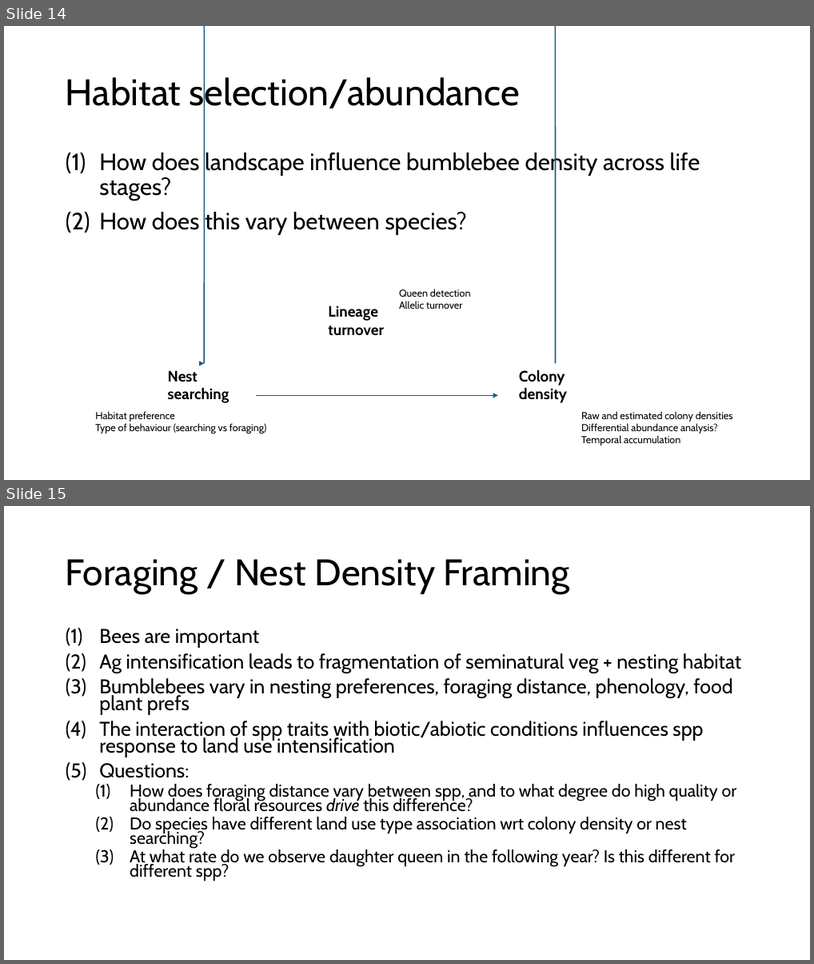
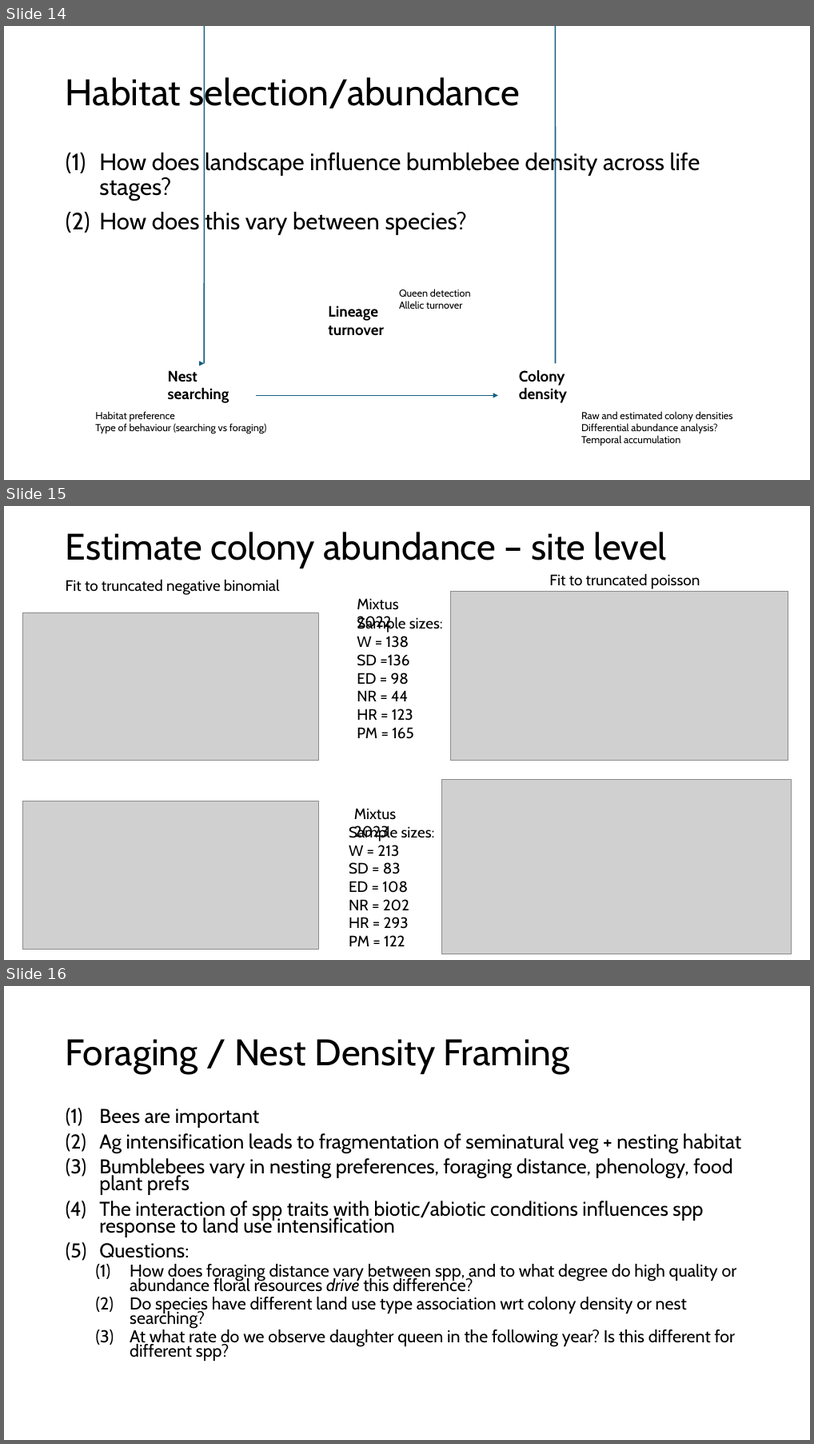
Before and after one commit to jmelanson98/fv_landscapeforaging, a slide deck: docs/storyboard.pptx. Shown one above the other, each under a label of ours: slides 14 and 15 before the commit, slides 14, 15 and 16 after it. The pictures are 814x964 and 814x1444 pixels, drawn with LibreOffice and Linux fonts; fonts in the diff are those of the drawing; grey boxes stand for pictures. Boxes give left, top, right and bottom in pixels: in the first picture for what was removed or moved away, otherwise in the second. Text is boxed around its words. In the diff, an @@ line names an element or a change of style, - is before the commit and + after.

```diff
--- a/docs/storyboard.pptx
+++ b/docs/storyboard.pptx
@@ slide 15 added at <box>4,506,810,960</box>, background #FFFFFF @@
@@ title added at <box>66,532,667,568</box>, 44 pt, text #000000 @@
+Estimate colony abundance – site level
@@ text added at <box>550,573,701,589</box>, 18 pt, text #000000 @@
+Fit to truncated poisson
@@ text added at <box>66,579,280,595</box>, 18 pt, text #000000 @@
+Fit to truncated negative binomial
@@ text added at <box>357,598,398,632</box>, 18 pt, text #000000 @@
+Mixtus 2022
@@ picture added at <box>450,592,789,760</box> @@
@@ picture added at <box>23,612,319,760</box> @@
@@ text added at <box>357,616,414,739</box>, 18 pt, text #000000 @@
+Sample sizes:
+W = 138
+SD =136
+ED = 98
+NR = 44
+HR = 123
+PM = 165
@@ picture added at <box>442,780,792,954</box> @@
@@ picture added at <box>23,800,319,948</box> @@
@@ text added at <box>354,808,396,840</box>, 18 pt, text #000000 @@
+Mixtus 2023
@@ text added at <box>349,825,410,946</box>, 18 pt, text #000000 @@
+Sample sizes:
+W = 213
+SD = 83
+ED = 108
+NR = 202
+HR = 293
+PM = 122
@@ what was slide 15 is now slide 16 @@
```
Also in this commit, not shown: 22 other files.
